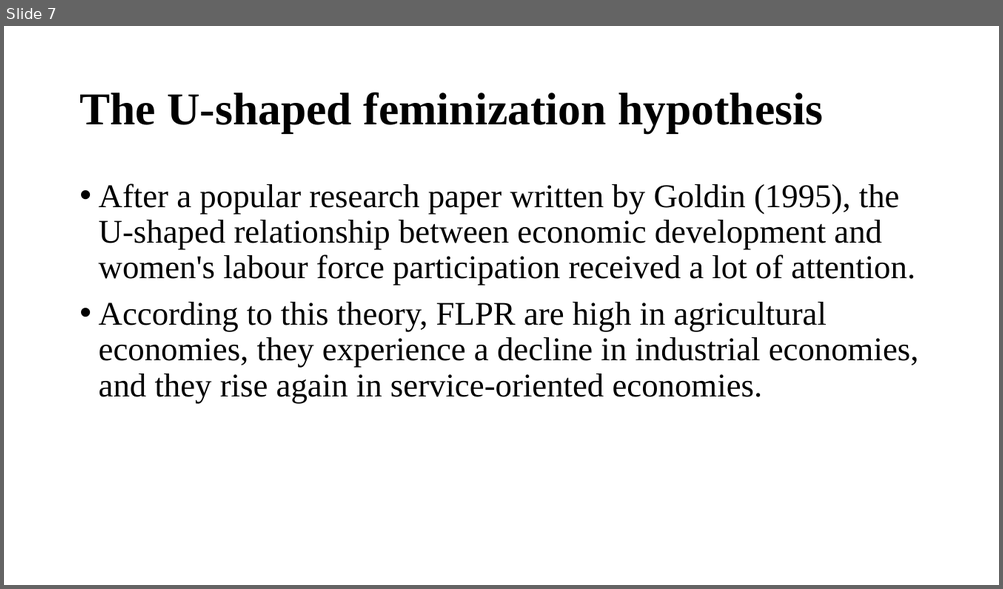
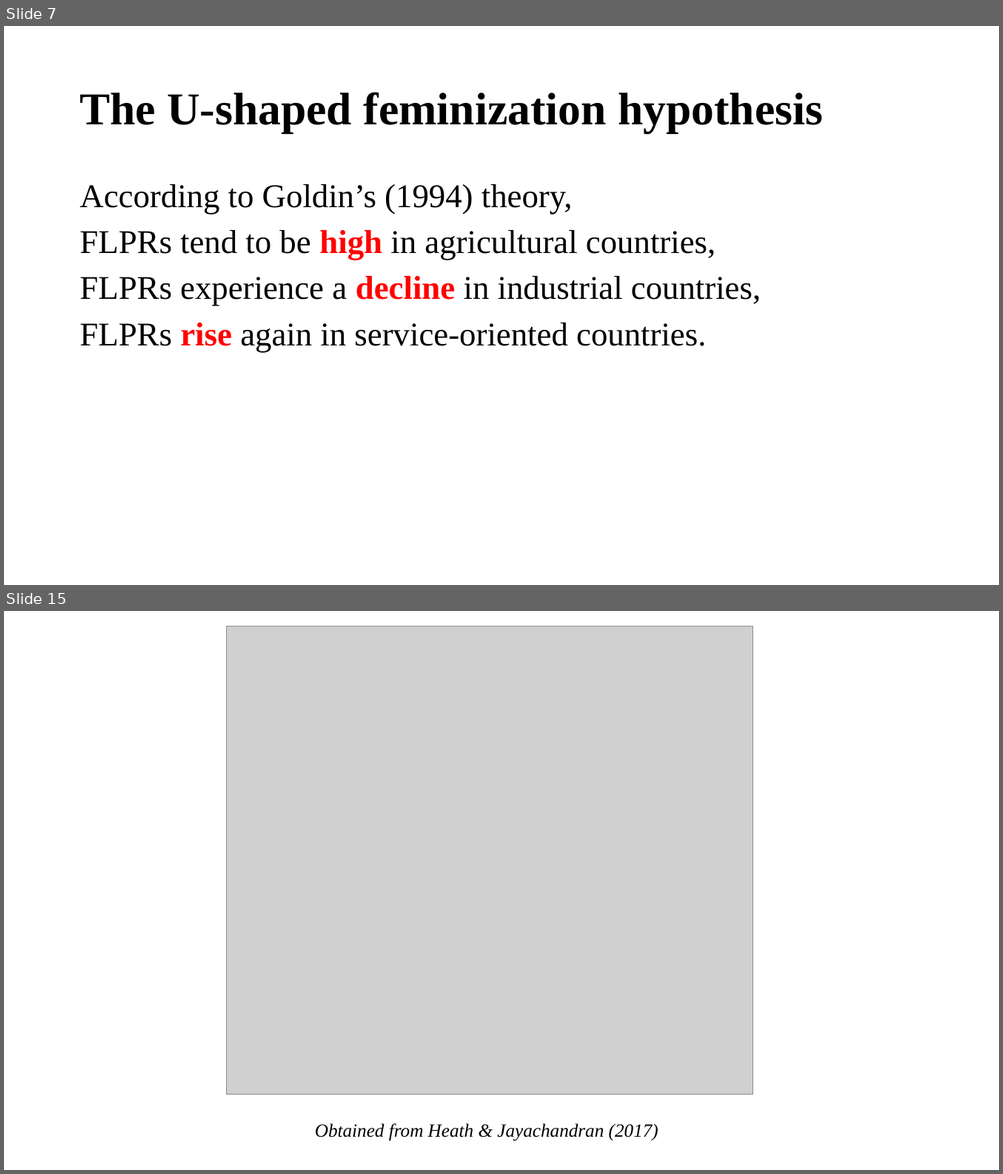
Before and after one commit to ilopezmoreno/Chapter1-PhDthesis, a slide deck: Slides. Chapter1-PhDthesis.pptx. Shown one above the other, each under a label of ours: slide 7 before the commit, slides 7 and 15 after it; the slides between them are not shown. The pictures are 1003x589 and 1003x1174 pixels, drawn with LibreOffice and Linux fonts; fonts in the diff are those of the drawing; grey boxes stand for pictures. Boxes give left, top, right and bottom in pixels: in the first picture for what was removed or moved away, otherwise in the second. Text is boxed around its words. In the diff, an @@ line names an element or a change of style, - is before the commit and + after.

```diff
--- a/Slides. Chapter1-PhDthesis.pptx
+++ b/Slides. Chapter1-PhDthesis.pptx
@@ slide 15 added at (4,611,999,1170), background #FFFFFF @@
@@ picture added at (226,626,753,1094) @@
@@ text added at (315,1124,658,1142), 18 pt, text #000000, italic @@
+Obtained from Heath & Jayachandran (2017)
@@ slide 7 changed as well @@
@@ text at (79,184,760,352): text changed @@
-• After a popular research paper written by Goldin (1995), the U-shaped relationship between economic development and women's labour force participation received a lot of attention.
-• According to this theory, FLPR are high in agricultural economies, they experience a decline in industrial economies, and they rise again in service-oriented economies.
+According to Goldin’s (1994) theory,
+FLPRs tend to be high in agricultural countries,
+FLPRs experience a decline in industrial countries,
+FLPRs rise again in service-oriented countries.
```
Also in this commit, not shown: 8 other slides changed, 54 other slides added, 6 slides removed, 5 other files.
